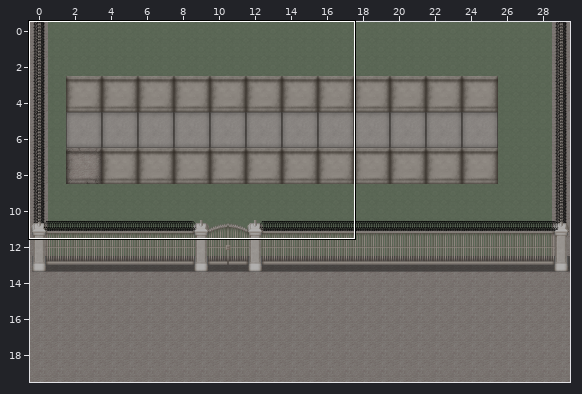
A Tiled map gets an edit: assets/sk.tmx. The picture above shows the old version from afar; the outline marks the close-up.
Close-up. Old version:
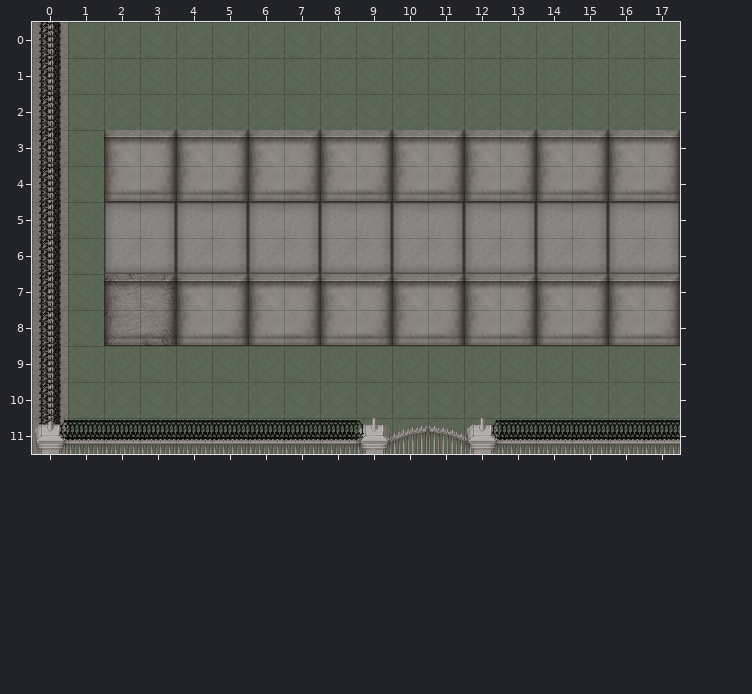
Cells are 48x48 px. Shown: x 0..17, y 0..11. The commit also changed other parts of the map, which this record leaves out.
After:
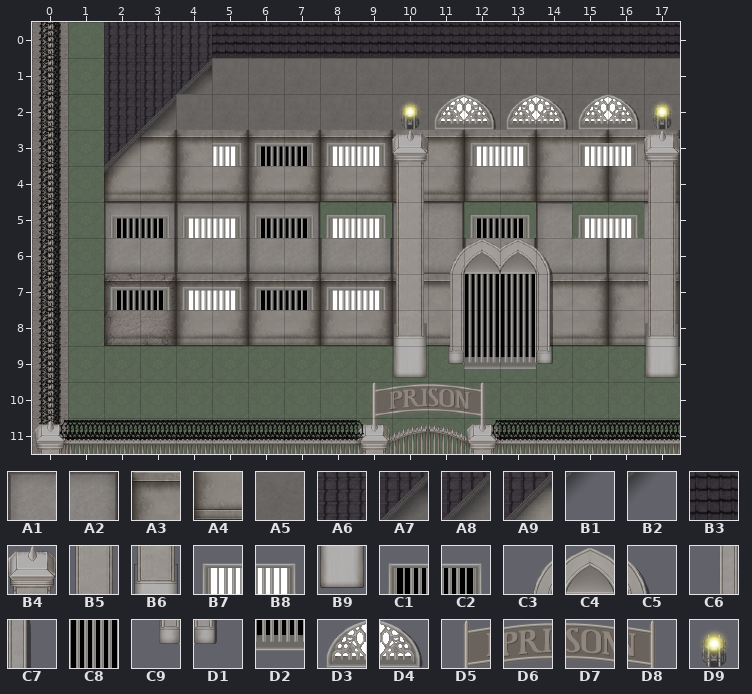
Key: from "Prison_A3_DARK": A1 34, A2 35, A3 38, A4 54; from "Prison_A4_DARK": A5 47; from "Prison_D_GRUNGE_DARK": A6 128, A7 146, A8 161, A9 176, B1 177, B2 192, B3 225; from "Prison_E_CLEAN_DARK": B4 8, B5 24, B6 40, B7 50, B8 51, B9 56, C1 66, C2 67, C3 128, C4 129, C5 130, C6 144, C7 146, C8 148, C9 160, D1 162, D2 164, D3 176, D4 177, D5 180, D6 181, D7 182, D8 183, D9 249.
__ is an empty cell, ## one hidden under a higher layer, .. an unchanged one.
Tiles of an added or newly shown layer are drawn over the layers below it.
See-through tiles are keyed as they look on the map.
The exact change:
--- layer "building"
@@ x 3..17 @@
- 1 .. __ .. .. .. .. .. .. .. .. .. .. .. .. ..
- 2 __ .. .. .. .. .. .. __ __ __ __ __ __ __ __
+ 1 .. A5 .. .. .. .. .. .. .. .. .. .. .. .. ..
+ 2 A5 .. .. .. .. .. .. A5 A5 A5 A5 A5 A5 A5 A5
@@ x 8..16 @@
- 5 A1 A2 .. .. A1 A2 .. A2 A1
+ 5 C1 C2 .. .. C1 C2 .. B7 B8
@@ x 12..12 @@
- 7 A3
- 8 A4
+ 7 ##
+ 8 ##
--- layer "windows" (added)
@@ x 2..17 @@
- 0 __ __ __ __ __ __ __ __ __ __ __ __ __ __ __ __
- 1 __ __ __ .. .. .. .. .. .. .. .. .. .. .. .. ..
- 2 __ __ .. .. .. .. .. .. __ __ __ __ __ __ __ __
- 3 __ __ .. __ __ __ __ __ __ .. __ __ .. __ __ __
- 4 __ .. .. .. .. .. .. .. __ .. .. .. .. .. .. __
- 5 __ __ __ __ __ __ __ __ __ .. .. .. .. .. .. __
- 6 .. .. .. .. .. .. .. .. __ __ __ __ __ .. .. __
- 7 __ __ __ __ __ __ __ __ __ __ __ __ __ .. .. __
- 8 .. .. .. .. .. .. .. .. __ __ __ __ __ .. .. __
- 9 .. .. .. .. .. .. .. .. __ __ __ __ __ .. .. __
-10 .. .. .. .. .. .. .. __ __ __ __ .. .. .. .. ..
+ 0 A6 A6 A6 B3 B3 B3 B3 B3 B3 B3 B3 B3 B3 B3 B3 B3
+ 1 A6 A6 A7 .. .. .. .. .. .. .. .. .. .. .. .. ..
+ 2 A6 A8 .. .. .. .. .. .. D9 D3 D4 D3 D4 D3 D4 D9
+ 3 A9 B1 .. B8 C1 C2 B7 B8 B4 .. B7 B8 .. B7 B8 B4
+ 4 B2 .. .. .. .. .. .. .. B5 .. .. .. .. .. .. B5
+ 5 C1 C2 B7 B8 C1 C2 B7 B8 B5 .. .. .. .. .. .. B5
+ 6 .. .. .. .. .. .. .. .. B5 C3 C4 C4 C5 .. .. B5
+ 7 C1 C2 B7 B8 C1 C2 B7 B8 B5 C6 C8 C8 C7 .. .. B5
+ 8 .. .. .. .. .. .. .. .. B6 C6 C8 C8 C7 .. .. B6
+ 9 .. .. .. .. .. .. .. .. B9 C9 D2 D2 D1 .. .. B9
+10 .. .. .. .. .. .. .. D5 D6 D7 D8 .. .. .. .. ..
